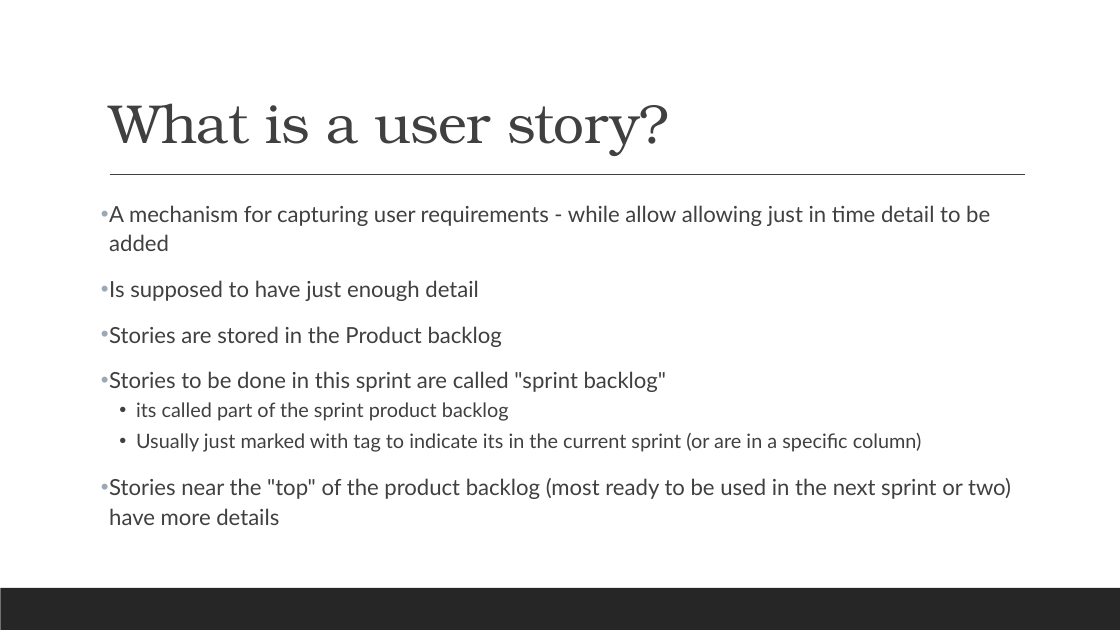
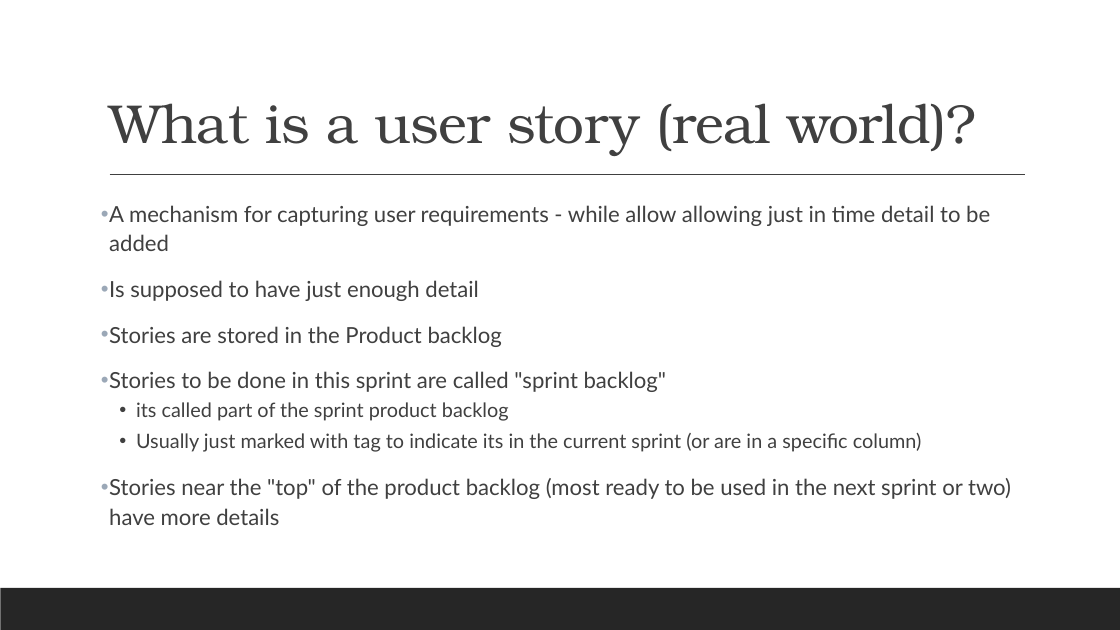
Before and after one commit to mschray/IPro497Sample, a slide deck: slide 4 of Course Content/What is a user story.pptx (slide 3 before the commit). Drawn at 1120x630 pixels with LibreOffice and Linux fonts; fonts in the diff are those of the drawing. Boxes give left, top, right and bottom in pixels: in the first picture for what was removed or moved away, otherwise in the second. Text is boxed around its words. In the diff, an @@ line names an element or a change of style, - is before the commit and + after.

```diff
--- a/Course Content/What is a user story.pptx
+++ b/Course Content/What is a user story.pptx
@@ title at (x1=109, y1=103, x2=976, y2=156): text changed @@
-What is a user story?
+What is a user story (real world)?
```
Also in this commit, not shown: 1 slide added.
